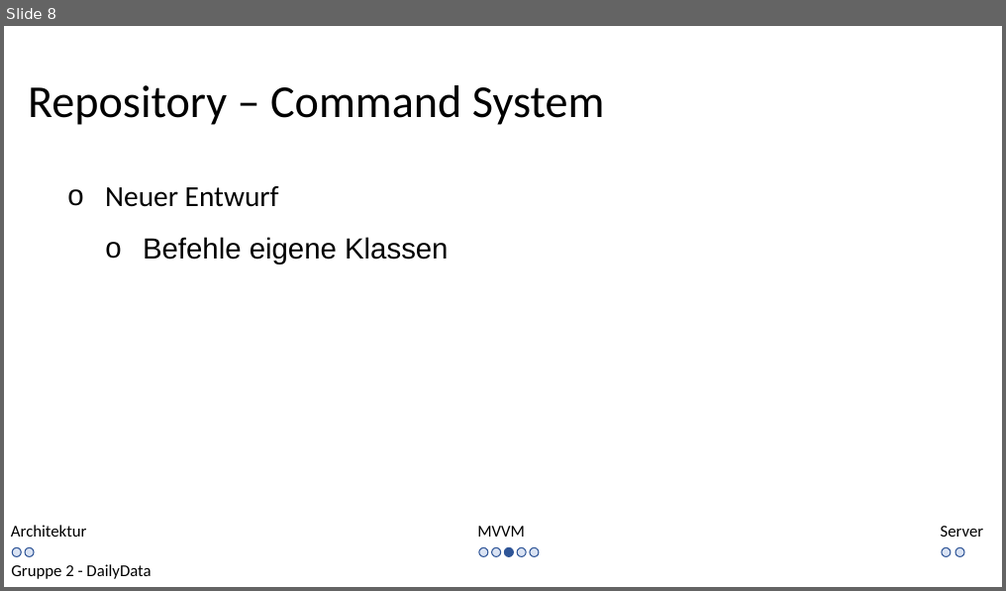
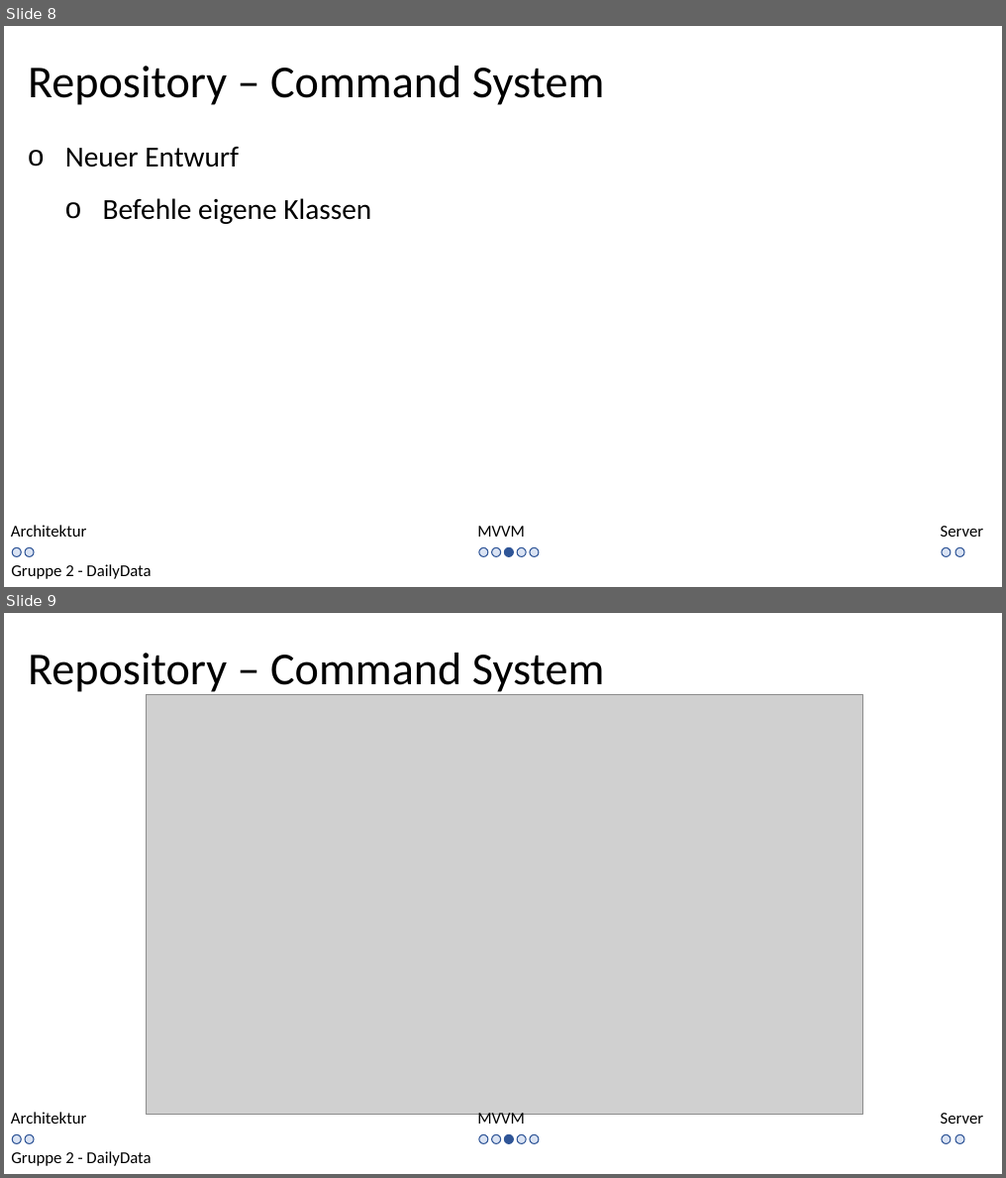
Before and after one commit to kittyahy/PSEAppGruppe2, a slide deck: Praesentationen/02-Entwurfsphase/Entwurf Präsentation.pptx. Shown one above the other, each under a label of ours: slide 8 before the commit, slides 8 and 9 after it. The pictures are 1006x591 and 1006x1178 pixels, drawn with LibreOffice and Linux fonts; fonts in the diff are those of the drawing; grey boxes stand for pictures. Boxes give left, top, right and bottom in pixels: in the first picture for what was removed or moved away, otherwise in the second. Text is boxed around its words. In the diff, an @@ line names an element or a change of style, - is before the commit and + after.

```diff
--- a/Praesentationen/02-Entwurfsphase/Entwurf Präsentation.pptx
+++ b/Praesentationen/02-Entwurfsphase/Entwurf Präsentation.pptx
@@ slide 9 added at bbox=[4, 613, 1002, 1174], background #FFFFFF @@
@@ text added at bbox=[28, 653, 605, 695], 44 pt, text #000000 @@
+Repository – Command System
@@ picture added at bbox=[147, 694, 862, 1114] @@
@@ text added at bbox=[11, 1112, 87, 1124], 16 pt, text #000000 @@
+Architektur
@@ text added at bbox=[477, 1111, 525, 1124], 16 pt, text #000000 @@
+MVVM
@@ text added at bbox=[941, 1113, 984, 1124], 16 pt, text #000000 @@
+Server
@@ ellipse added at bbox=[12, 1136, 21, 1145], fill #DAE3F3, outline #2F5597 1 pt @@
@@ ellipse added at bbox=[25, 1136, 34, 1145], fill #DAE3F3, outline #2F5597 1 pt @@
@@ ellipse added at bbox=[479, 1136, 488, 1145], fill #DAE3F3, outline #2F5597 1 pt @@
@@ ellipse added at bbox=[492, 1136, 501, 1145], fill #DAE3F3, outline #2F5597 1 pt @@
@@ ellipse added at bbox=[504, 1136, 513, 1145], fill #2F5597, outline #2F5597 1 pt @@
@@ ellipse added at bbox=[517, 1136, 526, 1145], fill #DAE3F3, outline #2F5597 1 pt @@
@@ ellipse added at bbox=[530, 1136, 539, 1145], fill #DAE3F3, outline #2F5597 1 pt @@
@@ ellipse added at bbox=[943, 1136, 951, 1145], fill #DAE3F3, outline #2F5597 1 pt @@
@@ ellipse added at bbox=[955, 1136, 964, 1145], fill #DAE3F3, outline #2F5597 1 pt @@
@@ text added at bbox=[11, 1152, 151, 1166], 16 pt, text #000000 @@
+Gruppe 2 - DailyData
@@ slide 8 changed as well @@
@@ text "Repository – Command System": place and size @@
-text "Repository – Command System" at bbox=[28, 85, 605, 125]
+text "Repository – Command System" at bbox=[28, 66, 605, 105]
@@ text "Neuer Entwurf": place and size @@
-text "Neuer Entwurf" at bbox=[105, 186, 448, 265]
+text "Neuer Entwurf" at bbox=[65, 147, 371, 224]
@@ text at bbox=[103, 198, 371, 224]: font Arial to Calibri in "Befehle eigene Klassen" @@
```
Also in this commit, not shown: 10 other slides changed, 19 other files.
